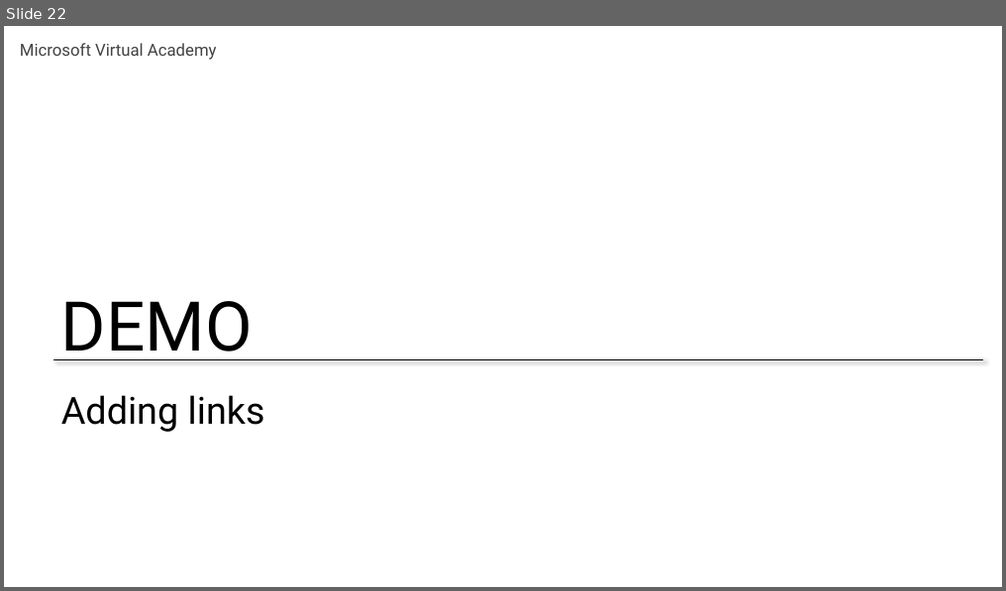
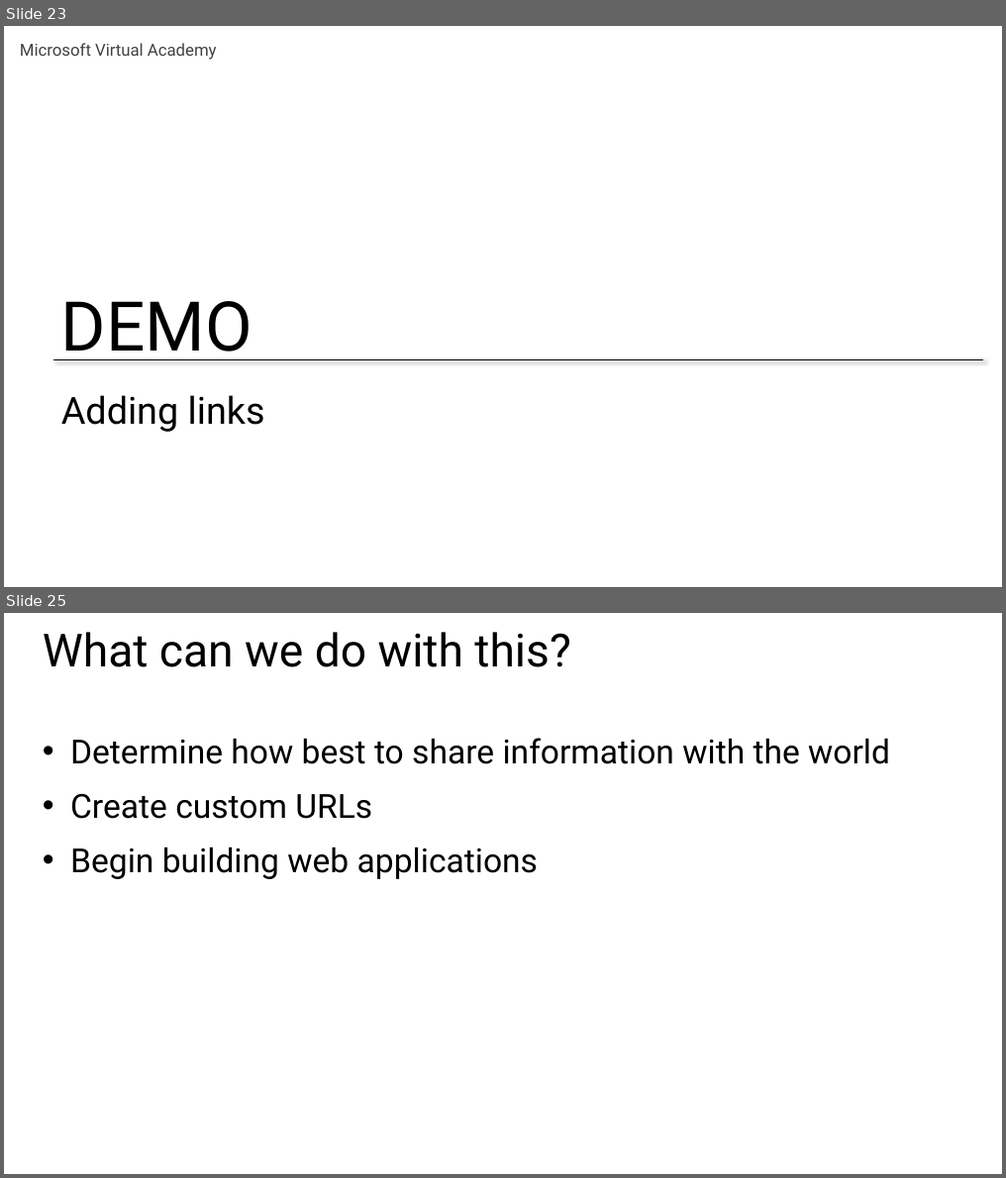
Before and after one commit to GeekTrainer/Flask, a slide deck: Slides/Module 2 - Creating web pages in Flask.pptx. Shown one above the other, each under a label of ours: slide 22 before the commit, slides 23 and 25 after it; the slides between them are not shown. The pictures are 1006x591 and 1006x1178 pixels, drawn with LibreOffice and Linux fonts; fonts in the diff are those of the drawing. Boxes give left, top, right and bottom in pixels: in the first picture for what was removed or moved away, otherwise in the second. Text is boxed around its words. In the diff, an @@ line names an element or a change of style, - is before the commit and + after.

```diff
--- a/Slides/Module 2 - Creating web pages in Flask.pptx
+++ b/Slides/Module 2 - Creating web pages in Flask.pptx
@@ slide 25 added at (4, 613, 1002, 1174), background #FFFFFF @@
@@ title added at (43, 632, 570, 667), 44 pt, text #000000 @@
+What can we do with this?
@@ text added at (70, 738, 890, 879), 32 pt, text #000000 @@
+• Determine how best to share information with the world
+• Create custom URLs
+• Begin building web applications
@@ what was slide 22 is now slide 23 @@
```
Also in this commit, not shown: 3 slides changed, 3 other slides added, 1 slide removed, 2 other files.
